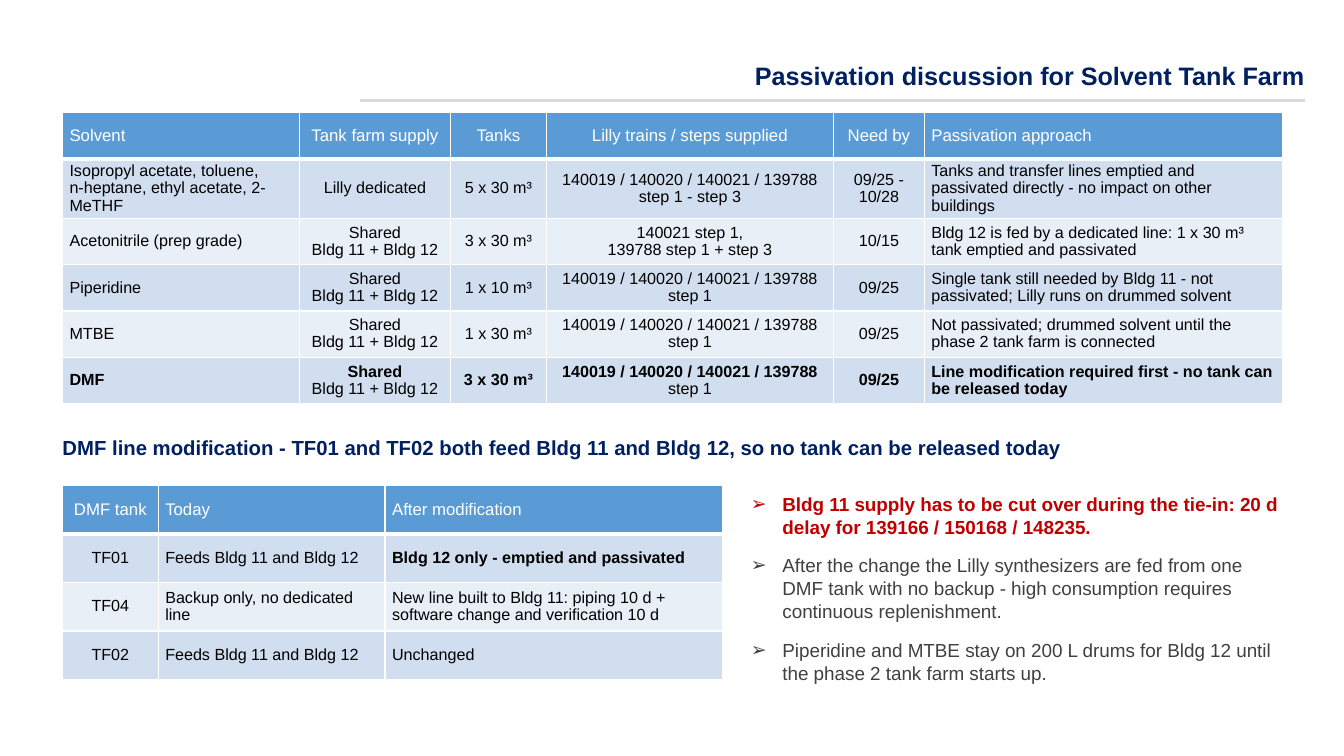
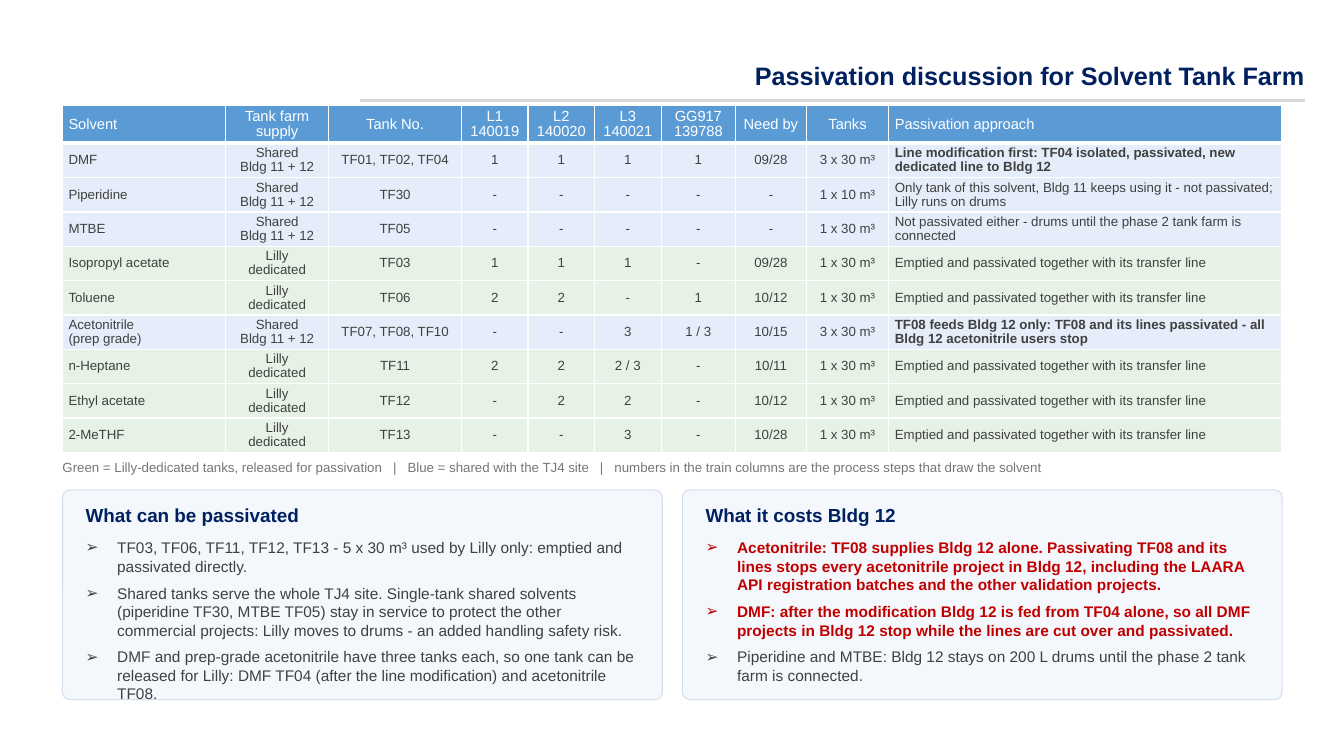
Before and after one commit to peterli0913/short-vedio, a slide deck: slide 2 of Fragments Passivation Plan and Timeline EN 09-18-2026.pptx. Drawn at 1344x756 pixels with LibreOffice and Linux fonts; fonts in the diff are those of the drawing; background and template pictures are left out. Boxes give left, top, right and bottom in pixels: in the first picture for what was removed or moved away, otherwise in the second. Text is boxed around its words. In the diff, an @@ line names an element or a change of style, - is before the commit and + after.

```diff
--- a/Fragments Passivation Plan and Timeline EN 09-18-2026.pptx
+++ b/Fragments Passivation Plan and Timeline EN 09-18-2026.pptx
@@ table at box(63, 106, 1282, 450) @@
-Solvent | Tank farm supply | Tanks | Lilly trains / steps supplied | Need by | Passivation approach
-Isopropyl acetate, toluene, / n-heptane, ethyl acetate, 2-MeTHF | Lilly dedicated | 5 x 30 m³ | 140019 / 140020 / 140021 / 139788 / step 1 - step 3 | 09/25 - / 10/28 | Tanks and transfer lines emptied and passivated directly - no impact on other buildings
-Acetonitrile (prep grade) | Shared / Bldg 11 + Bldg 12 | 3 x 30 m³ | 140021 step 1, / 139788 step 1 + step 3 | 10/15 | Bldg 12 is fed by a dedicated line: 1 x 30 m³ tank emptied and passivated
-Piperidine | Shared / Bldg 11 + Bldg 12 | 1 x 10 m³ | 140019 / 140020 / 140021 / 139788 / step 1 | 09/25 | Single tank still needed by Bldg 11 - not passivated; Lilly runs on drummed solvent
-MTBE | Shared / Bldg 11 + Bldg 12 | 1 x 30 m³ | 140019 / 140020 / 140021 / 139788 / step 1 | 09/25 | Not passivated; drummed solvent until the phase 2 tank farm is connected
-DMF | Shared / Bldg 11 + Bldg 12 | 3 x 30 m³ | 140019 / 140020 / 140021 / 139788 / step 1 | 09/25 | Line modification required first - no tank can be released today
+Solvent | Tank farm supply | Tank No. | L1 / 140019 | L2 / 140020 | L3 / 140021 | GG917 / 139788 | Need by | Tanks | Passivation approach
+DMF | Shared / Bldg 11 + 12 | TF01, TF02, TF04 | 1 | 1 | 1 | 1 | 09/28 | 3 x 30 m³ | Line modification first: TF04 isolated, passivated, new dedicated line to Bldg 12
+Piperidine | Shared / Bldg 11 + 12 | TF30 | - | - | - | - | - | 1 x 10 m³ | Only tank of this solvent, Bldg 11 keeps using it - not passivated; Lilly runs on drums
+MTBE | Shared / Bldg 11 + 12 | TF05 | - | - | - | - | - | 1 x 30 m³ | Not passivated either - drums until the phase 2 tank farm is connected
+Isopropyl acetate | Lilly / dedicated | TF03 | 1 | 1 | 1 | - | 09/28 | 1 x 30 m³ | Emptied and passivated together with its transfer line
+Toluene | Lilly / dedicated | TF06 | 2 | 2 | - | 1 | 10/12 | 1 x 30 m³ | Emptied and passivated together with its transfer line
+Acetonitrile / (prep grade) | Shared / Bldg 11 + 12 | TF07, TF08, TF10 | - | - | 3 | 1 / 3 | 10/15 | 3 x 30 m³ | TF08 feeds Bldg 12 only: TF08 and its lines passivated - all Bldg 12 acetonitrile users stop
+n-Heptane | Lilly / dedicated | TF11 | 2 | 2 | 2 / 3 | - | 10/11 | 1 x 30 m³ | Emptied and passivated together with its transfer line
+Ethyl acetate | Lilly / dedicated | TF12 | - | 2 | 2 | - | 10/12 | 1 x 30 m³ | Emptied and passivated together with its transfer line
+2-MeTHF | Lilly / dedicated | TF13 | - | - | 3 | - | 10/28 | 1 x 30 m³ | Emptied and passivated together with its transfer line
@@ table: place and size @@
-table at box(63, 113, 1282, 402)
+table at box(63, 106, 1282, 450)
@@ text at box(62, 462, 1041, 475): text changed; size 14.5 to 9.5 pt; text colour #002060 to #767676; bold off @@
-DMF line modification - TF01 and TF02 both feed Bldg 11 and Bldg 12, so no tank can be released today
+Green = Lilly-dedicated tanks, released for passivation | Blue = shared with the TJ4 site | numbers in the train columns are the process steps that draw the solvent
@@ table removed at box(63, 486, 723, 680), 4 rows, 3 columns @@
-DMF tank | Today | After modification
-TF01 | Feeds Bldg 11 and Bldg 12 | Bldg 12 only - emptied and passivated
-TF04 | Backup only, no dedicated line | New line built to Bldg 11: piping 10 d + software change and verification 10 d
-TF02 | Feeds Bldg 11 and Bldg 12 | Unchanged
@@ rounded rectangle added at box(63, 490, 662, 700), fill #F4F8FC, outline #D3DFEC 0.75 pt @@
@@ text added at box(86, 508, 299, 526), 13.5 pt, text #002060, bold @@
+What can be passivated
@@ rounded rectangle added at box(683, 490, 1282, 700), fill #F4F8FC, outline #D3DFEC 0.75 pt @@
@@ text added at box(706, 508, 896, 526), 13.5 pt, text #002060, bold @@
+What it costs Bldg 12
@@ text removed at box(782, 497, 1278, 684) @@
-➢ Bldg 11 supply has to be cut over during the tie-in: 20 d delay for 139166 / 150168 / 148235.
-➢ After the change the Lilly synthesizers are fed from one DMF tank with no backup - high consumption requires continuous replenishment.
-➢ Piperidine and MTBE stay on 200 L drums for Bldg 12 until the phase 2 tank farm starts up.
@@ text added at box(117, 542, 634, 700), 11 pt, text #404040 @@
+➢ TF03, TF06, TF11, TF12, TF13 - 5 x 30 m³ used by Lilly only: emptied and passivated directly.
+➢ Shared tanks serve the whole TJ4 site. Single-tank shared solvents (piperidine TF30, MTBE TF05) stay in service to protect the other commercial projects: Lilly moves to drums - an added handling safety risk.
+➢ DMF and prep-grade acetonitrile have three tanks each, so one tank can be released for Lilly: DMF TF04 (after the line modification) and acetonitrile TF08.
@@ text added at box(737, 542, 1250, 681), 11 pt, text #C00000, bold @@
+➢ Acetonitrile: TF08 supplies Bldg 12 alone. Passivating TF08 and its lines stops every acetonitrile project in Bldg 12, including the LAARA API registration batches and the other validation projects.
+➢ DMF: after the modification Bldg 12 is fed from TF04 alone, so all DMF projects in Bldg 12 stop while the lines are cut over and passivated.
+➢ Piperidine and MTBE: Bldg 12 stays on 200 L drums until the phase 2 tank farm is connected.
```
Also in this commit, not shown: 1 other slide changed, 1 slide added, 1 other file.
